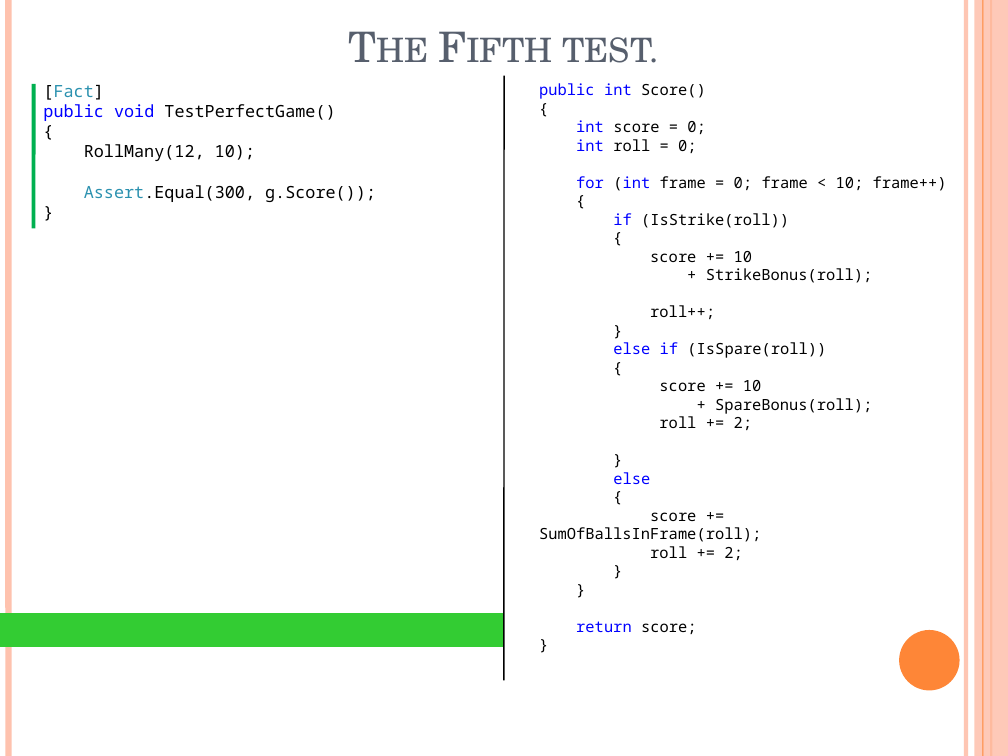
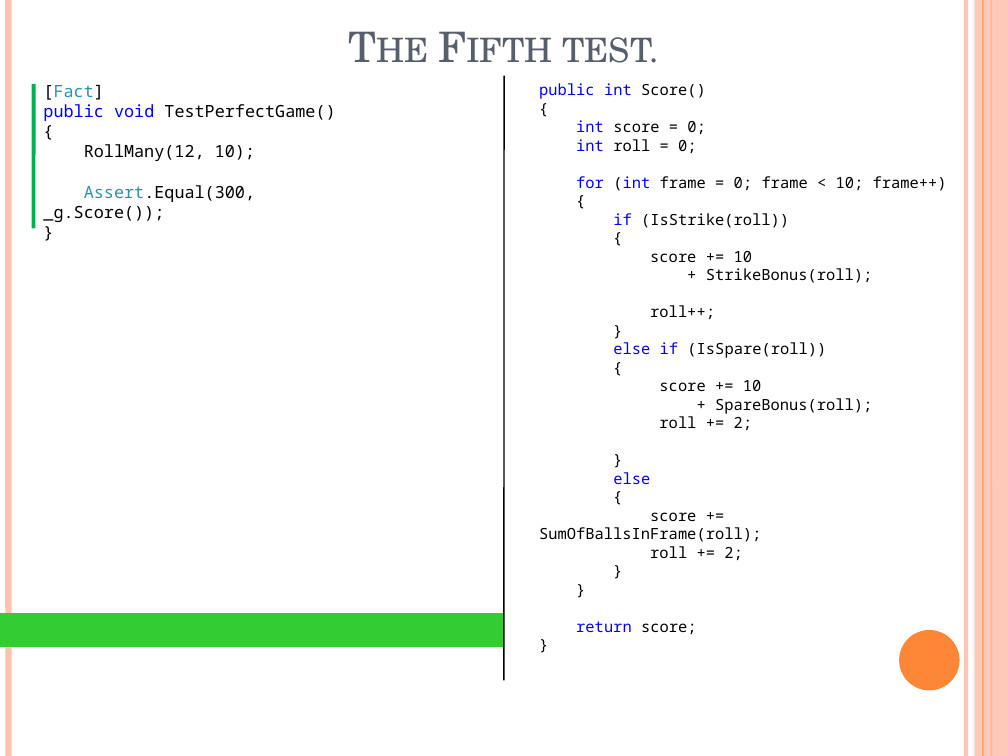
Before and after one commit to nielsruys/workshop-unit-testing, a slide deck: slide 47 of TDD/BowlingGameKata.pptx. Drawn at 1008x756 pixels with LibreOffice and Linux fonts; fonts in the diff are those of the drawing. Boxes give left, top, right and bottom in pixels: in the first picture for what was removed or moved away, otherwise in the second. Text is boxed around its words. In the diff, an @@ line names an element or a change of style, - is before the commit and + after.

```diff
--- a/TDD/BowlingGameKata.pptx
+++ b/TDD/BowlingGameKata.pptx
@@ text at box(43, 185, 255, 222): text changed @@
-Assert.Equal(300, g.Score());
+Assert.Equal(300, _g.Score());
```
Also in this commit, not shown: 30 other slides changed, 5 other files.
